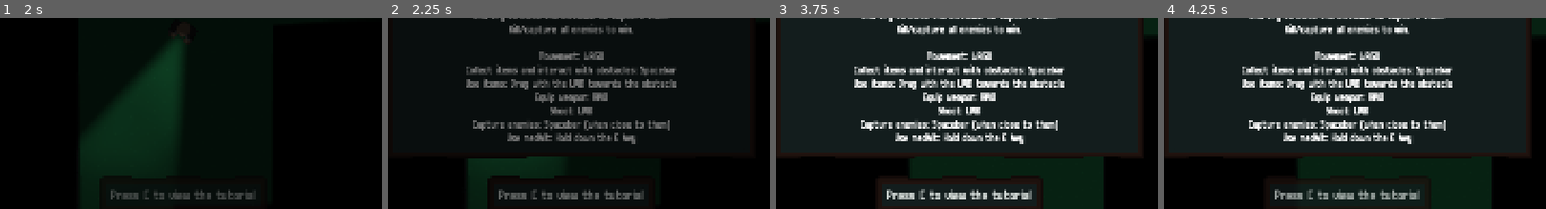
Above: before the commit, frames 1-4 (left to right).
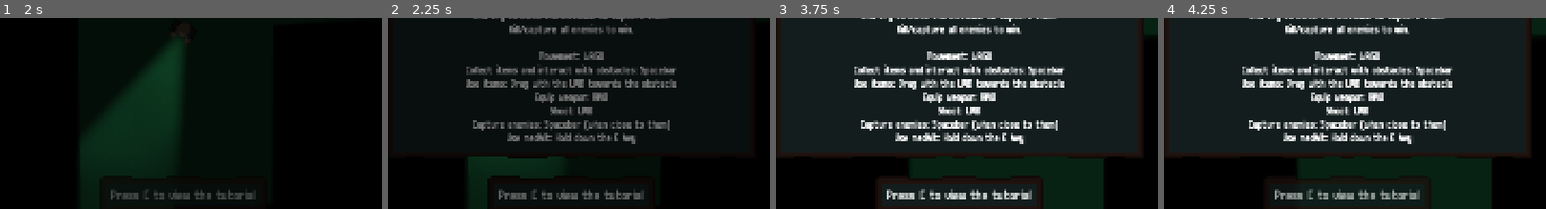
Above: after the commit, the same moments.

Repository: AltairGameStudio/Godot-Wild-Jam-93-Team-1
Game: Godot game, scene res://scenes/main_menu.tscn
Same seed, same stepped clock (60 frames per second), same inputs: the game is played once before the commit and once after it. The engine's default icon, where the game draws it, is replaced by a stand-in: a white triangle on a blue panel in a dark square. Sound files missing from this copy of the repository are replaced by a short silence.
Inputs (mouse positions are % of the whole screen's width and height, from its top left):
- Up to frame 1 (2 s): click "Play" at 0.5 s; tap Enter (ui_accept) at 1.25, 1.52 s; move the mouse to (45, 70) at 1.27 s; hold W (ui_up) from 1.28 s (still down); hold Right mouse button (equip) from 1.28 s (still down); click (45, 70) at 1.42 s
- Up to frame 2 (2.25 s): release W (ui_up) at 2 s; release Right mouse button (equip) at 2 s; tap C (open_controls) at 2 s; drag from (80, 65) to (49, 51) at 2.02 s
- Up to frame 3 (3.75 s): tap C (open_controls) at 2.75, 3.5 s; move the mouse to (20, 35) at 2.77 s; hold A (ui_left) 2.78-3.5 s; hold Space (interact) 2.78-3.5 s; drag from (55, 50) to (20, 35) at 3.52 s
- Up to frame 4 (4.25 s): no input
The pictures show only the part of the screen within x 26-76%, y 44-94%; the shares and areas given below are measured in that part.

Frame 1 is identical in both runs. In frame 2, 0.2% of the frame differs, in the area x 21-42%, y 72-74%; in frame 3, less than 0.1%; in frame 4, less than 0.1%.

Commit message:
Adjust NinePatchRect Axis Stretch

Diff:
--- a/scenes/hud.tscn
+++ b/scenes/hud.tscn
@@ -371,6 +371,7 @@
 patch_margin_top = 29
 patch_margin_right = 29
 patch_margin_bottom = 29
+axis_stretch_horizontal = 2
 
 [node name="Label" type="Label" parent="ControlsScreen/ColorRect" unique_id=1289498311]
 layout_mode = 1
--- a/scenes/main_menu.tscn
+++ b/scenes/main_menu.tscn
@@ -160,6 +160,7 @@
 patch_margin_top = 29
 patch_margin_right = 29
 patch_margin_bottom = 29
+axis_stretch_horizontal = 2
 
 [node name="CreditsLabel" type="Label" parent="CreditsScreen" unique_id=609988665]
 layout_mode = 1
--- a/scenes/pause_menu.tscn
+++ b/scenes/pause_menu.tscn
@@ -49,6 +49,7 @@
 patch_margin_top = 29
 patch_margin_right = 29
 patch_margin_bottom = 29
+axis_stretch_horizontal = 2
 
 [node name="PauseLabel" type="Label" parent="." unique_id=1701533708]
 layout_mode = 1
--- a/scenes/settings_screen.tscn
+++ b/scenes/settings_screen.tscn
@@ -30,6 +30,7 @@
 patch_margin_top = 29
 patch_margin_right = 29
 patch_margin_bottom = 29
+axis_stretch_horizontal = 2
 script = ExtResource("1_srqes")
 
 [node name="GridContainer" type="GridContainer" parent="." unique_id=345318632]
Not shown: 1 places in scenes/hud.tscn that only renumber resources
